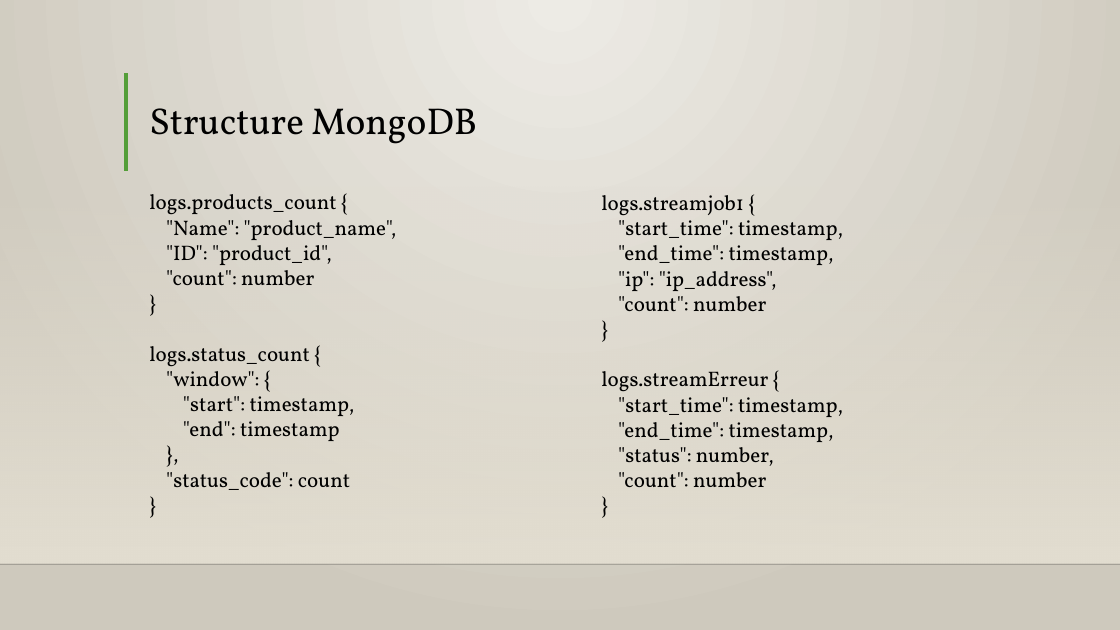
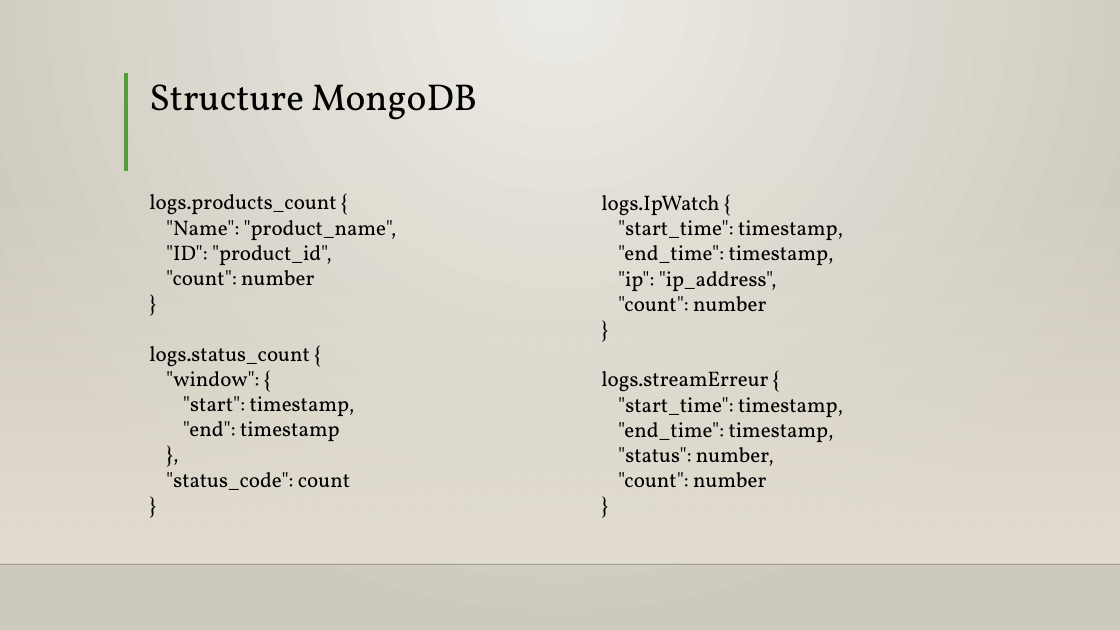
Before and after one commit to Lore9820/projet_architecture_distribue, a slide deck: slide 5 of presentation_projet_clement_lore.pptx (slide 4 before the commit). Drawn at 1120x630 pixels with LibreOffice and Linux fonts; fonts in the diff are those of the drawing; background and template pictures are left out. Boxes give left, top, right and bottom in pixels: in the first picture for what was removed or moved away, otherwise in the second. Text is boxed around its words. In the diff, an @@ line names an element or a change of style, - is before the commit and + after.

```diff
--- a/presentation_projet_clement_lore.pptx
+++ b/presentation_projet_clement_lore.pptx
@@ title "Structure MongoDB" at (149,84,477,120): vertical alignment middle to top @@
@@ text at (601,195,719,216): text changed @@
-logs.streamjob1 {
+logs.IpWatch {
```
Also in this commit, not shown: 2 other slides changed, 4 slides added, 2 slides removed.
